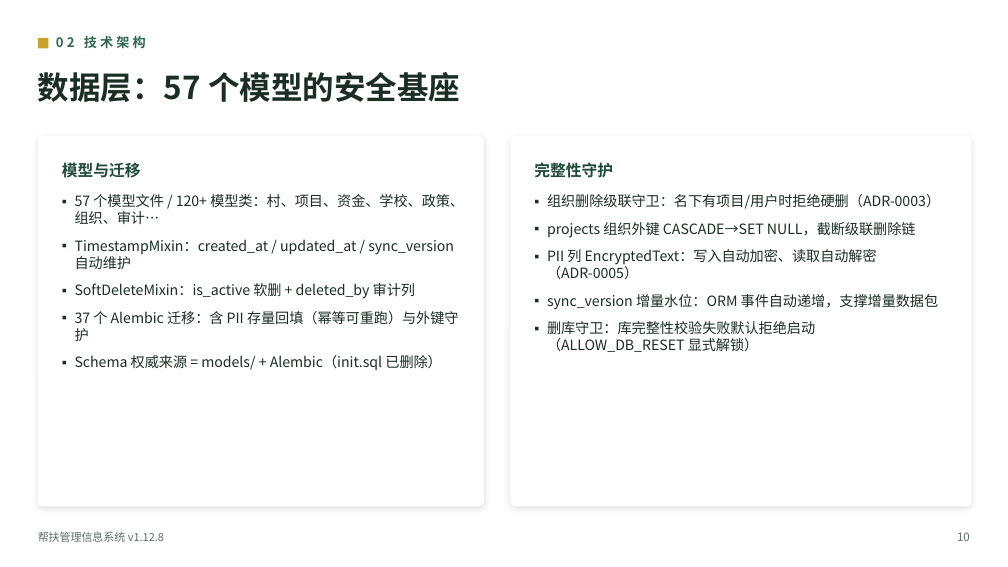
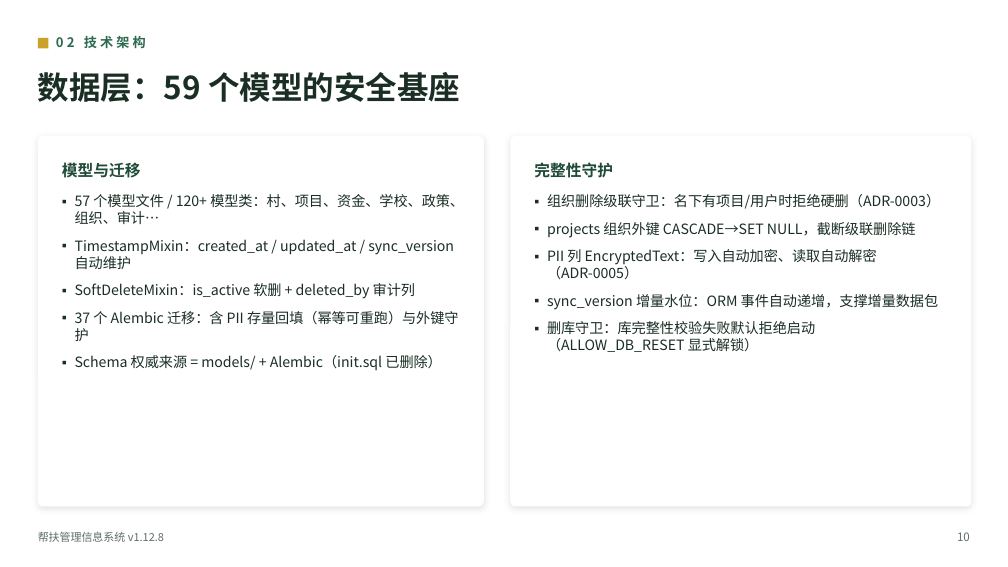
Before and after one commit to lzh745200/MRRS, a slide deck: slide 12 of docs/帮扶管理信息系统介绍.pptx. Drawn at 1008x567 pixels with LibreOffice and Linux fonts; fonts in the diff are those of the drawing. Boxes give left, top, right and bottom in pixels: in the first picture for what was removed or moved away, otherwise in the second. Text is boxed around its words. In the diff, an @@ line names an element or a change of style, - is before the commit and + after.

```diff
--- a/docs/帮扶管理信息系统介绍.pptx
+++ b/docs/帮扶管理信息系统介绍.pptx
@@ text at [38,72,460,102]: text changed @@
-数据层：57 个模型的安全基座
+数据层：59 个模型的安全基座
```
Also in this commit, not shown: 2 other slides changed, 6 other files.
